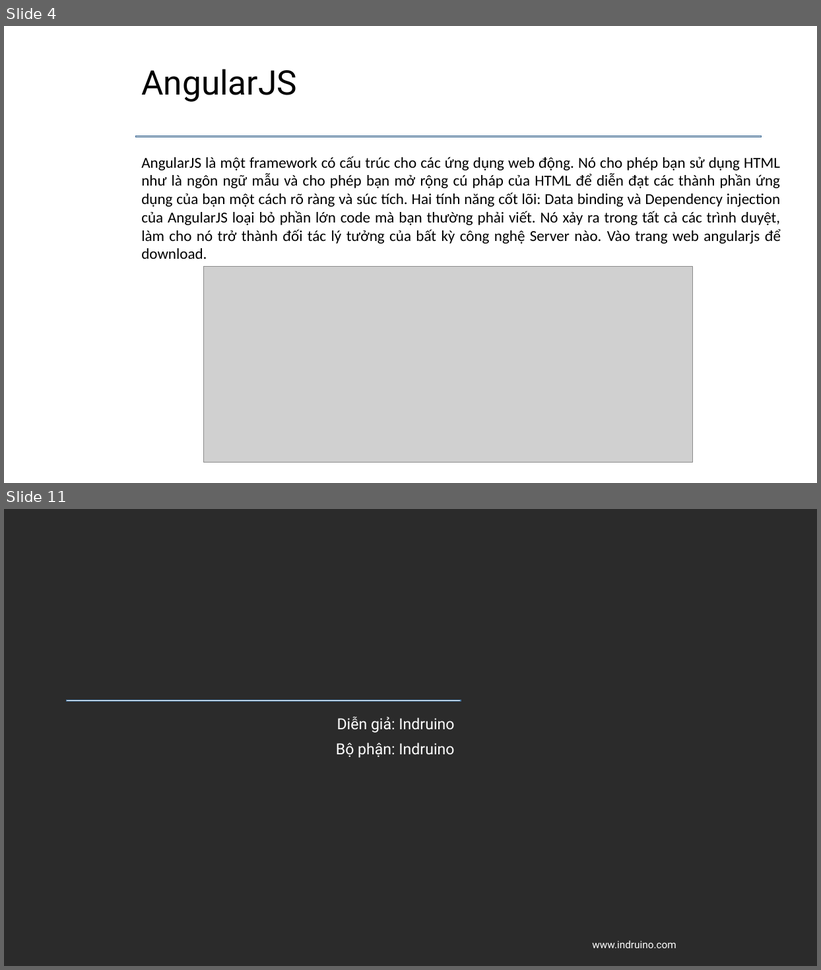
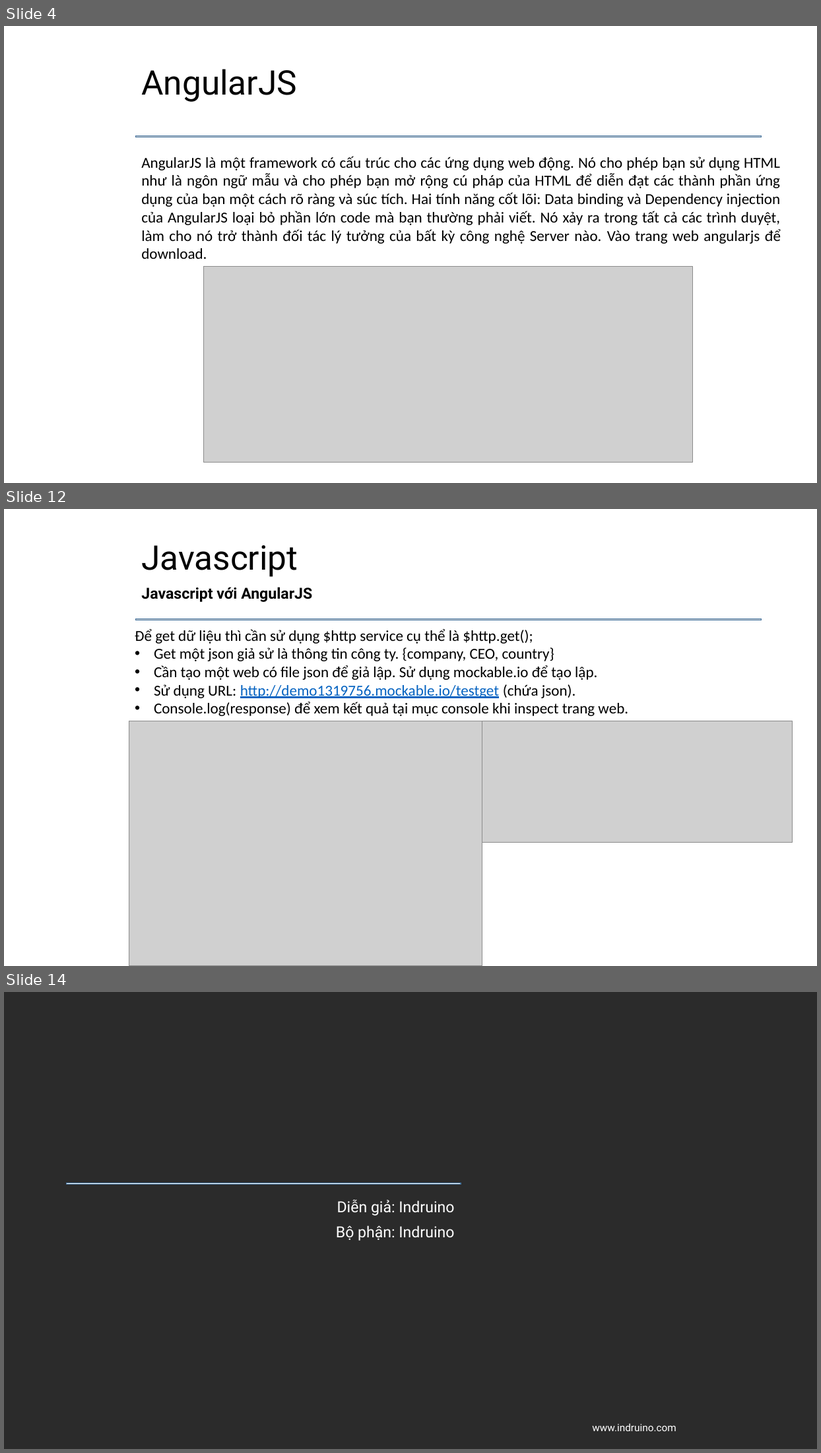
Before and after one commit to daotuyen9244/Indruino-Iot-Project, a slide deck: FW/Minh/Task4/Task4 - Minh.pptx. Shown one above the other, each under a label of ours: slides 4 and 11 before the commit, slides 4, 12 and 14 after it; the slides between them are not shown. The pictures are 821x970 and 821x1453 pixels, drawn with LibreOffice and Linux fonts; fonts in the diff are those of the drawing; grey boxes stand for pictures; background and template pictures are left out; a plain dark background stands for a picture behind light text. Boxes give left, top, right and bottom in pixels: in the first picture for what was removed or moved away, otherwise in the second. Text is boxed around its words. In the diff, an @@ line names an element or a change of style, - is before the commit and + after.

```diff
--- a/FW/Minh/Task4/Task4 - Minh.pptx
+++ b/FW/Minh/Task4/Task4 - Minh.pptx
@@ slide 12 added at (4,509,817,966), background #FFFFFF; not listed: 1 template element that a slide beside it also shows @@
@@ title added at (141,545,298,577), 40 pt, text #000000 @@
+Javascript
@@ subtitle added at (141,587,312,602), 18 pt, text #000000, bold @@
+Javascript với AngularJS
@@ text added at (135,629,628,716), 18 pt, text #000000 @@
+Để get dữ liệu thì cần sử dụng $http service cụ thể là $http.get();
+• Get một json giả sử là thông tin công ty. {company, CEO, country}
+• Cần tạo một web có file json để giả lập. Sử dụng mockable.io để tạo lập.
+• Sử dụng URL: http://demo1319756.mockable.io/testget (chứa json).
+• Console.log(response) để xem kết quả tại mục console khi inspect trang web.
@@ picture added at (129,721,482,966) @@
@@ picture added at (483,721,793,843) @@
@@ what was slide 11 is now slide 14 @@
```
Also in this commit, not shown: 5 slides changed, 4 other slides added, 2 slides removed, 1 other file.
